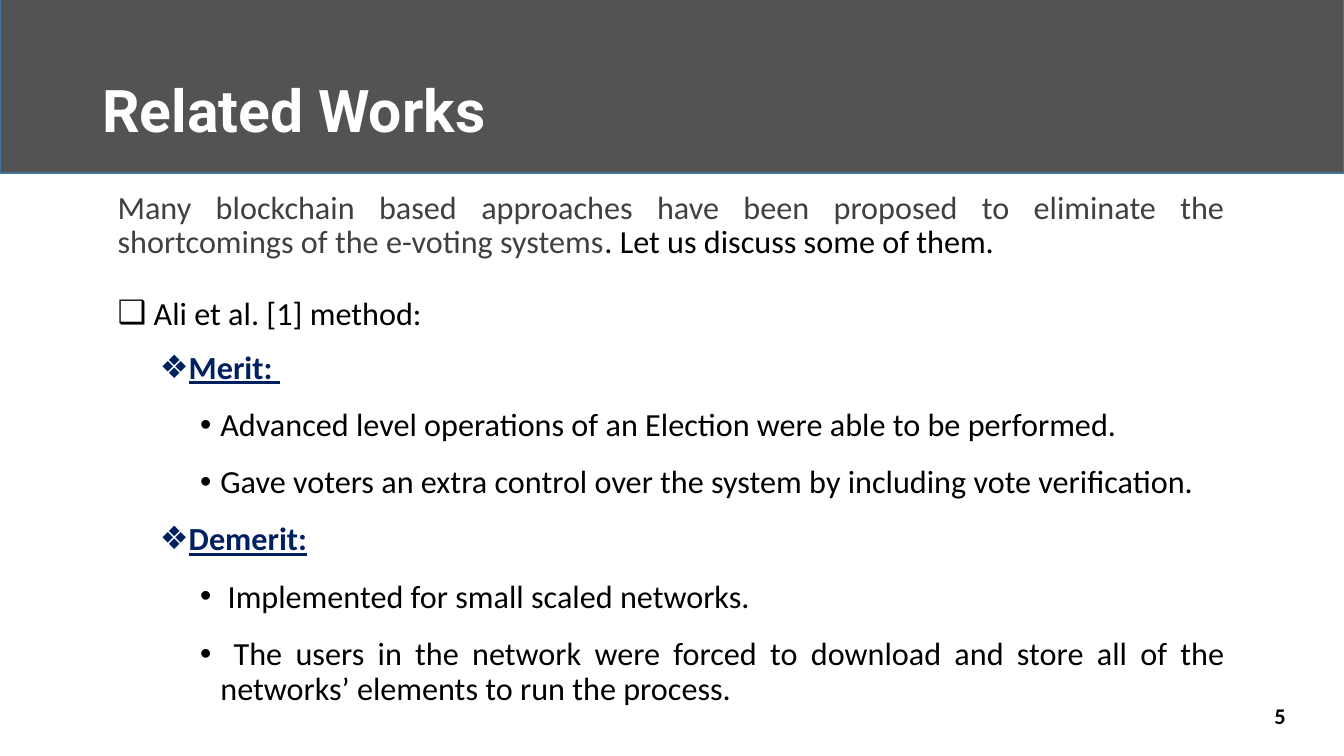
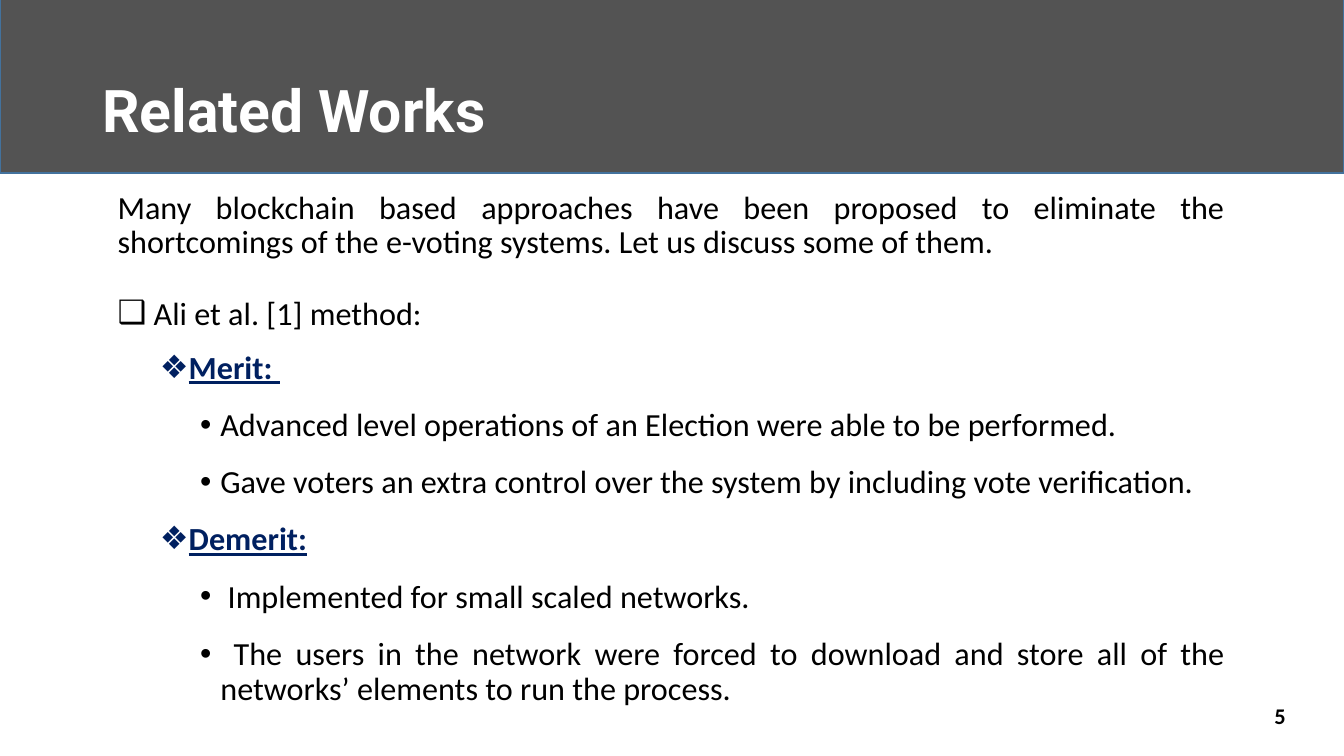
Before and after one commit to Nafi-13/Thesis, a slide deck: slide 5 of 1707013.pptx. Drawn at 1344x756 pixels with LibreOffice and Linux fonts; fonts in the diff are those of the drawing. Boxes give left, top, right and bottom in pixels: in the first picture for what was removed or moved away, otherwise in the second. Text is boxed around its words. In the diff, an @@ line names an element or a change of style, - is before the commit and + after.

```diff
--- a/1707013.pptx
+++ b/1707013.pptx
@@ text at [118, 196, 1224, 259]: text colour #404040 to #000000 in "Many blockchain based approaches have been proposed ..." @@
```
Also in this commit, not shown: 14 other slides changed, 1 other file.
